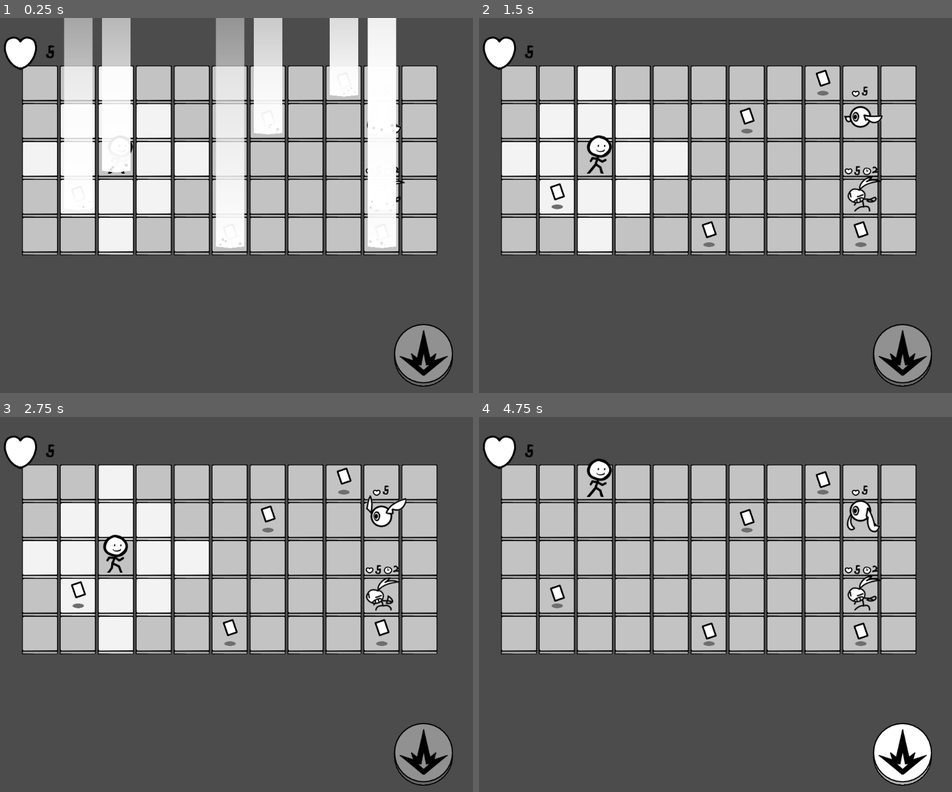
Above: before the commit, frames 1-4 (two rows, left to right).
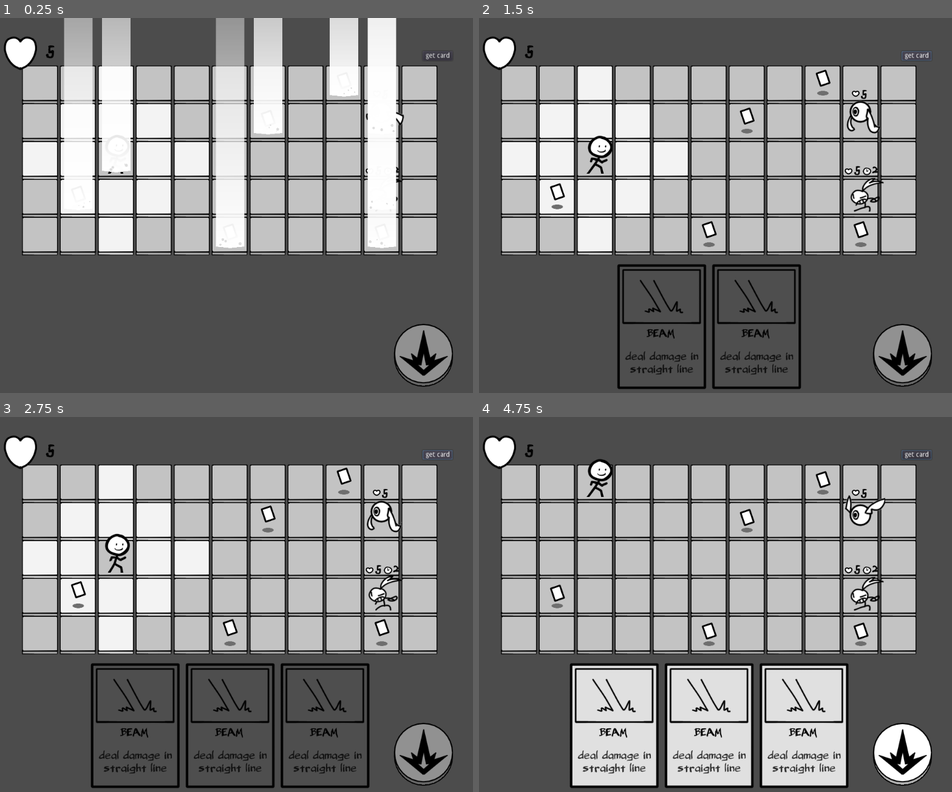
Above: after the commit, the same moments.

Repository: Frmeta/doni-adventure
Game: Godot game, scene res://scene/Level.tscn
Same seed, same stepped clock (60 frames per second), same inputs: the game is played once before the commit and once after it.
Inputs (mouse positions are in pixels of both pictures, inside the frame that each line leads up to):
- Up to frame 1 (0.25 s): no input
- Up to frame 2 (1.5 s): click (918, 55) at 0.5 s, where only the run after the commit has a clickable "get card"; click (918, 55) at 1.25 s, where only the run after the commit has a clickable "get card"
- Up to frame 3 (2.75 s): click (439, 454) at 2 s, where only the run after the commit has a clickable "get card"
- Up to frame 4 (4.75 s): move the mouse to (521, 484) at 2.77 s; click (521, 484) at 2.85 s; move the mouse to (559, 484) at 3.52 s; click (559, 484) at 3.6 s; move the mouse to (597, 484) at 4.27 s; click (597, 484) at 4.35 s

The runs differ from the first frame. In frame 1, 0.1% of the frame differs, in the area x 23-95%, y 9-50%; in frame 2, 3.5%; in frame 3, 5.0%; in frame 4, 19%, in the area x 19-96%, y 8-100%.

Commit message:
progress on cards

Diff:
--- a/prefab/Beam.tscn
+++ b/prefab/Beam.tscn
@@ -1,9 +1,10 @@
-[gd_scene load_steps=7 format=2]
+[gd_scene load_steps=8 format=2]
 
 [ext_resource path="res://sprite/circle.png" type="Texture" id=1]
+[ext_resource path="res://prefab/beam.gd" type="Script" id=2]
 
 [sub_resource type="RectangleShape2D" id=5]
-extents = Vector2( 402.5, 10.5 )
+extents = Vector2( 402.5, 18.5 )
 
 [sub_resource type="Curve" id=1]
 _data = [ Vector2( 0, 1 ), 0.0, 0.0, 0, 0, Vector2( 1, 0 ), 0.0, 0.0, 0, 0 ]
@@ -105,6 +106,9 @@
 _data = [ Vector2( 0, 1 ), 0.0, 0.0, 0, 0, Vector2( 1, 0 ), 0.0, 0.0, 0, 0 ]
 
 [node name="Beam" type="Area2D"]
+collision_layer = 0
+collision_mask = 2
+script = ExtResource( 2 )
 
 [node name="CollisionShape2D" type="CollisionShape2D" parent="."]
 position = Vector2( 401.5, 0.5 )
@@ -117,6 +121,7 @@
 
 [node name="AnimationPlayer" type="AnimationPlayer" parent="."]
 root_node = NodePath("../Line2D")
+autoplay = "spawn"
 anims/RESET = SubResource( 2 )
 anims/spawn = SubResource( 3 )
 
@@ -132,3 +137,5 @@
 scale_amount = 0.2
 scale_amount_random = 0.66
 scale_amount_curve = SubResource( 4 )
+
+[connection signal="body_entered" from="." to="." method="_on_Beam_body_entered"]
--- a/prefab/archer.tscn
+++ b/prefab/archer.tscn
@@ -62,7 +62,7 @@
 scale = Vector2( 0.9, 0.9 )
 frames = SubResource( 2 )
 animation = "idle"
-frame = 3
+frame = 5
 playing = true
 
 [node name="CollisionShape2D" type="CollisionShape2D" parent="."]
--- /dev/null
+++ b/prefab/beam.gd
@@ -0,0 +1 @@
+extends Area2D
--- a/prefab/card.tscn
+++ b/prefab/card.tscn
@@ -9,6 +9,8 @@
 
 [node name="Card" type="Area2D"]
 script = ExtResource( 2 )
+normalColor = Color( 0.878431, 0.878431, 0.878431, 1 )
+disabledColor = Color( 0.305882, 0.305882, 0.305882, 1 )
 
 [node name="CollisionShape2D" type="CollisionShape2D" parent="."]
 shape = SubResource( 1 )
@@ -19,23 +21,24 @@
 
 [node name="TitleLabel" type="Label" parent="."]
 modulate = Color( 0, 0, 0, 1 )
-margin_left = -83.0
-margin_top = 12.0
-margin_right = 82.0
-margin_bottom = 50.0
+margin_left = -84.0
+margin_top = 5.0
+margin_right = 81.0
+margin_bottom = 43.0
 custom_fonts/font = ExtResource( 3 )
 text = "AXE"
 align = 1
 
 [node name="DescLabel" type="Label" parent="."]
 modulate = Color( 0.203922, 0.203922, 0.203922, 1 )
-margin_left = -82.0
-margin_top = 61.0
-margin_right = 81.0
-margin_bottom = 116.0
+margin_left = -81.0
+margin_top = 35.0
+margin_right = 82.0
+margin_bottom = 122.0
 custom_fonts/font = ExtResource( 3 )
 text = "attack nearby 3x3 area"
 align = 1
+valign = 1
 autowrap = true
 
 [connection signal="input_event" from="." to="." method="_on_Card_input_event"]
--- a/prefab/cardItem.tscn
+++ b/prefab/cardItem.tscn
@@ -51,6 +51,7 @@
 modulate = Color( 0.431373, 0.431373, 0.431373, 1 )
 position = Vector2( 0, 19 )
 scale = Vector2( 0.5, 0.2 )
+z_index = -1
 texture = ExtResource( 2 )
 
 [node name="CollisionShape2D" type="CollisionShape2D" parent="."]
--- a/prefab/eyeball.tscn
+++ b/prefab/eyeball.tscn
@@ -51,7 +51,7 @@
 scale = Vector2( 0.9, 0.9 )
 frames = SubResource( 2 )
 animation = "idle"
-frame = 1
+frame = 3
 playing = true
 
 [node name="CollisionShape2D" type="CollisionShape2D" parent="."]
@@ -65,9 +65,10 @@
 texture = ExtResource( 10 )
 
 [node name="HealthText" type="Label" parent="."]
-margin_top = -82.0
-margin_right = 27.0
-margin_bottom = -28.0
+margin_left = -2.0
+margin_top = -75.0
+margin_right = 35.0
+margin_bottom = -21.0
 custom_colors/font_color = Color( 0, 0, 0, 1 )
 custom_fonts/font = ExtResource( 9 )
-text = "10"
+text = "20"
--- a/prefab/kotak.tscn
+++ b/prefab/kotak.tscn
@@ -13,6 +13,7 @@
 
 [node name="Sprite" type="Sprite" parent="."]
 scale = Vector2( 0.9, 0.9 )
+z_index = -2
 texture = ExtResource( 1 )
 
 [node name="Area2D" type="Area2D" parent="."]
--- a/prefab/player.tscn
+++ b/prefab/player.tscn
@@ -59,6 +59,7 @@
 position = Vector2( 9, -21 )
 frames = SubResource( 2 )
 animation = "idle"
+frame = 1
 playing = true
 
 [node name="CollisionShape2D" type="CollisionShape2D" parent="."]
--- a/scene/Level.tscn
+++ b/scene/Level.tscn
@@ -55,5 +55,14 @@
 shape = SubResource( 1 )
 
 [node name="CardManager" parent="." instance=ExtResource( 9 )]
+position = Vector2( 0, 350 )
+
+[node name="Button" type="Button" parent="."]
+margin_left = 406.0
+margin_top = -230.0
+margin_right = 469.0
+margin_bottom = -210.0
+text = "get card"
 
 [connection signal="pressed" from="AttackButton" to="." method="_on_TextureButton_pressed"]
+[connection signal="pressed" from="Button" to="CardManager" method="_on_Button_pressed"]
--- a/scene/cardManager.gd
+++ b/scene/cardManager.gd
@@ -11,7 +11,8 @@
 export var cardDesc: PoolStringArray = []
 export (Array, Texture) var cardTextures
 
-var jarak = 250
+var jarak = 200
+var moveSpeed = 0.5
 
 var cards = []
 
@@ -30,12 +31,10 @@
 	var anak = get_children()
 	var size = anak.size()
 	for i in range(size):
-		anak[i].position = Vector2((float(i)-(float(size)-1)/2) * jarak, 0)
+		var target = Vector2((float(i)-(float(size)-1)/2) * jarak, 0)
+		anak[i].position = lerp(anak[i].position, target, moveSpeed)
 
-func get_card():
-	print("getcard")
-	var cardType = randi() % CardType.size()
-
+func get_card_type(cardType):
 	var c = cardPrefab.instance()
 	add_child(c)
 	c.get_node("TitleLabel").text = cardTitles[cardType]
@@ -46,10 +45,17 @@
 
 	cards.append(c)
 
+
+func get_card():
+	print("getcard")
+	var cardType = randi() % CardType.size()
+	get_card_type(cardType)
+
 func use_card(card):
 	var player = gm.player
 	match card.cardType:
 		CardType.AXE:
+			print("axe")
 			for enemy in gm.enemies:
 				if abs(enemy.pos.x - player.pos.x) <= 1 and abs(enemy.pos.y - player.pos.y) <= 1:
 					enemy.damage(5)
@@ -58,7 +64,7 @@
 			var best_score = INF
 			var best_enemy = gm.enemies[0]
 			for enemy in gm.enemies:
-				var jarak = enemy.distance_to(player)
+				var jarak = enemy.position.distance_to(player.position)
 				if jarak < best_score:
 					best_enemy = enemy
 			best_enemy.damage(5)
@@ -67,10 +73,11 @@
 			gm.atkButton.disabled = true
 			gm.playerAtkLine.visible = true
 
+			yield (VisualServer, 'frame_pre_draw')
 			var angle = yield(gm.playerAtkLine, "click")
 
-			gm.atkButton.disabled = true
-			gm.playerAtkLine.visible = true
+			gm.atkButton.disabled = false
+			gm.playerAtkLine.visible = false
 
 			# Player attack animation
 			yield(player.beam_attack(angle), "completed")
@@ -79,3 +86,10 @@
 		CardType.DRAW_FOUR:
 			for i in range(4):
 				get_card()
+
+	cards.erase(card)
+
+
+
+func _on_Button_pressed():
+	get_card_type(CardType.BEAM)
--- a/script/GameManager.gd
+++ b/script/GameManager.gd
@@ -24,6 +24,9 @@
 var board = []
 var clickablePos = []
 var enemies = []
+
+
+var is_card_usable = false
 
 func _ready():
 	# Setup reference
@@ -88,6 +91,7 @@
 		clickablePos = player.get_movement()
 		if clickablePos.size() > 0:
 			clickPos = yield(self, "kotak_clicked_signal")
+		clickablePos = []
 
 
 		# move slowly
@@ -98,10 +102,11 @@
 
 		# Player pick card
 		atkButton.disabled = false
-		clickablePos = []
+		is_card_usable = true
 		get_tree().call_group("kotak", "set_type", Kotak.HighlightType.DISABLED)
 		yield(self, "attack_clicked_signal")
 		atkButton.disabled = true
+		is_card_usable = false
 
 		# Player attack line
 		playerAtkLine.visible = true
--- a/script/card.gd
+++ b/script/card.gd
@@ -5,13 +5,21 @@
 var cardType
 var cm
 
-func _ready():
-	pass
+export var normalColor: Color
+export var disabledColor: Color
+
+func _process(delta):
+	if cm.gm.is_card_usable:
+		modulate = normalColor
+	else:
+		modulate = disabledColor
 
 
 func _on_Card_input_event(viewport, event, shape_idx):
 	if event is InputEventMouseButton and event.pressed and event.button_index == BUTTON_LEFT and is_hover:
-		cm.use_card(self)
+		if cm.gm.is_card_usable:
+			cm.use_card(self)
+			queue_free()
 
 
 func _on_Card_mouse_entered():
--- a/script/fire.gd
+++ b/script/fire.gd
@@ -8,7 +8,6 @@
 
 # Called every frame. 'delta' is the elapsed time since the previous frame.
 func _physics_process(delta):
-
 	position = position + Vector2.RIGHT.rotated(rotation) * speed * delta
 
 
--- a/script/player.gd
+++ b/script/player.gd
@@ -3,7 +3,7 @@
 # dipanggil oleh cardItem
 signal get_card
 
-export var beam: PackedScene
+var beam: PackedScene = preload("res://prefab/Beam.tscn")
 
 
 func get_movement():
@@ -64,12 +64,16 @@
 	b.rotation = angle
 	b.position = position
 
-	# damage enemies
-	var enemies = b.get_overlapping_bodies()
-	for enemy in enemies:
-		enemy.damage(2)
+
 
 
 	yield($AnimatedSprite, 'animation_finished')
 	$AnimatedSprite.play("idle")
+
+	# damage enemies
+	var enemies = b.get_overlapping_bodies()
+	print(enemies)
+	for enemy in enemies:
+		enemy.damage(2)
+
 	yield(get_tree().create_timer(1.0), "timeout")
